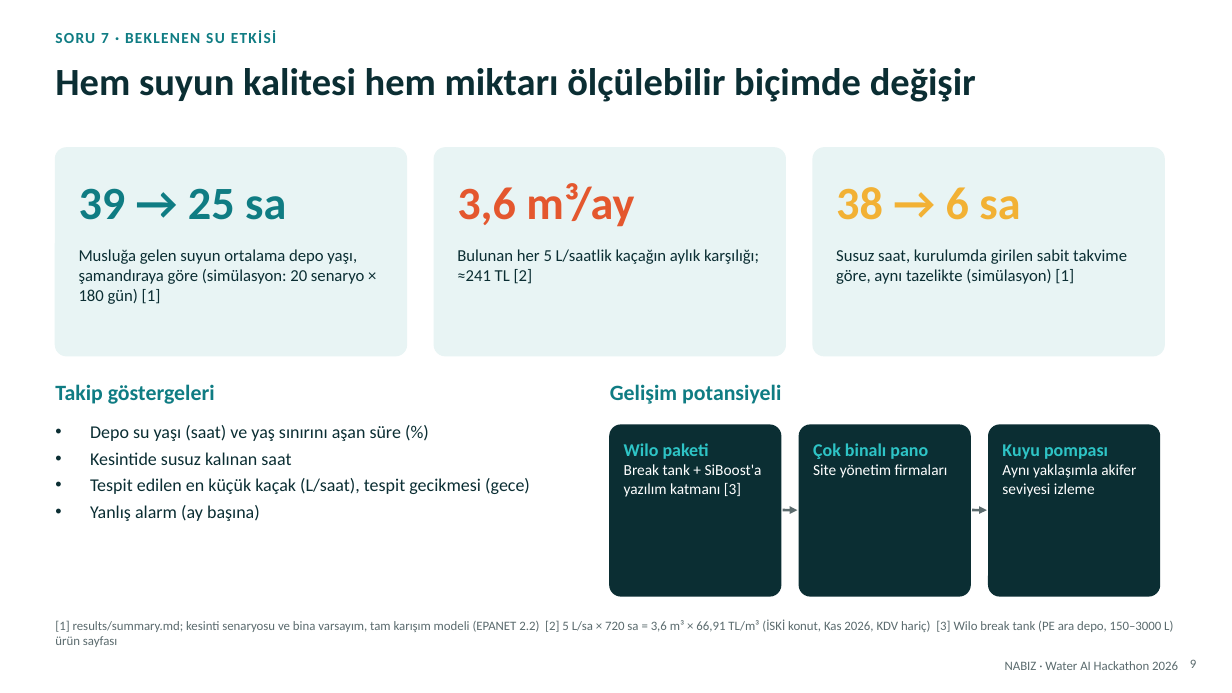
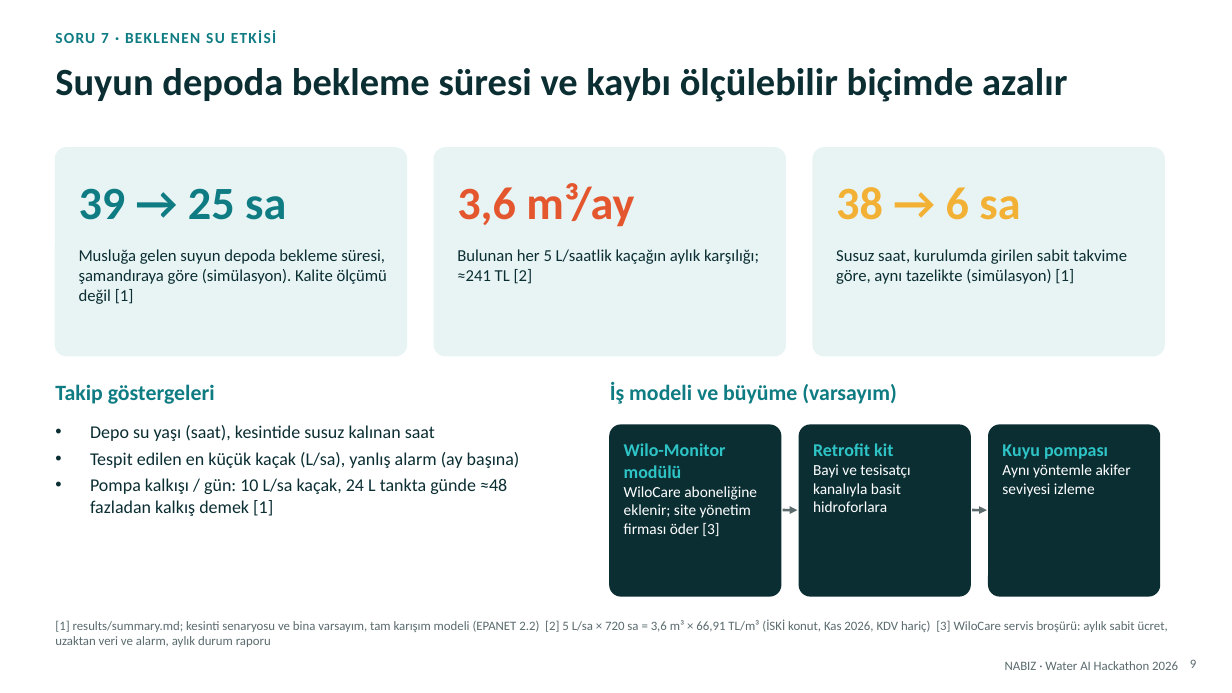
Before and after one commit to ugurfurkanyesil-rgb/wilo-hackathon, a slide deck: slide 9 of teslim/NABIZ_Proje_Fikri.pptx. Drawn at 1232x693 pixels with LibreOffice and Linux fonts; fonts in the diff are those of the drawing. Boxes give left, top, right and bottom in pixels: in the first picture for what was removed or moved away, otherwise in the second. Text is boxed around its words. In the diff, an @@ line names an element or a change of style, - is before the commit and + after.

```diff
--- a/teslim/NABIZ_Proje_Fikri.pptx
+++ b/teslim/NABIZ_Proje_Fikri.pptx
@@ title at (55,68,1067,102): text changed @@
-Hem suyun kalitesi hem miktarı ölçülebilir biçimde değişir
+Suyun depoda bekleme süresi ve kaybı ölçülebilir biçimde azalır
@@ text at (79,249,387,304): text changed @@
-Musluğa gelen suyun ortalama depo yaşı, şamandıraya göre (simülasyon: 20 senaryo × 180 gün) [1]
+Musluğa gelen suyun depoda bekleme süresi, şamandıraya göre (simülasyon). Kalite ölçümü değil [1]
@@ text at (610,382,896,404): text changed @@
-Gelişim potansiyeli
+İş modeli ve büyüme (varsayım)
@@ text at (90,425,520,516): text changed @@
-• Depo su yaşı (saat) ve yaş sınırını aşan süre (%)
-• Kesintide susuz kalınan saat
-• Tespit edilen en küçük kaçak (L/saat), tespit gecikmesi (gece)
-• Yanlış alarm (ay başına)
+• Depo su yaşı (saat), kesintide susuz kalınan saat
+• Tespit edilen en küçük kaçak (L/sa), yanlış alarm (ay başına)
+• Pompa kalkışı / gün: 10 L/sa kaçak, 24 L tankta günde ≈48 fazladan kalkış demek [1]
@@ text at (624,443,757,536): text changed @@
-Wilo paketi
-Break tank + SiBoost'a yazılım katmanı [3]
+Wilo-Monitor modülü
+WiloCare aboneliğine eklenir; site yönetim firması öder [3]
@@ text at (813,443,910,512): text changed @@
-Çok binalı pano
-Site yönetim firmaları
+Retrofit kit
+Bayi ve tesisatçı kanalıyla basit hidroforlara
@@ text at (1002,464,1131,497): text changed @@
-Aynı yaklaşımla akifer seviyesi izleme
+Aynı yöntemle akifer seviyesi izleme
@@ text at (55,619,1168,647): text changed @@
-[1] results/summary.md; kesinti senaryosu ve bina varsayım, tam karışım modeli (EPANET 2.2) [2] 5 L/sa × 720 sa = 3,6 m³ × 66,91 TL/m³ (İSKİ konut, Kas 2026, KDV hariç) [3] Wilo break tank (PE ara depo, 150–3000 L) ürün sayfası
+[1] results/summary.md; kesinti senaryosu ve bina varsayım, tam karışım modeli (EPANET 2.2) [2] 5 L/sa × 720 sa = 3,6 m³ × 66,91 TL/m³ (İSKİ konut, Kas 2026, KDV hariç) [3] WiloCare servis broşürü: aylık sabit ücret, uzaktan veri ve alarm, aylık durum raporu
```
Also in this commit, not shown: 7 other slides changed, 11 other files.
